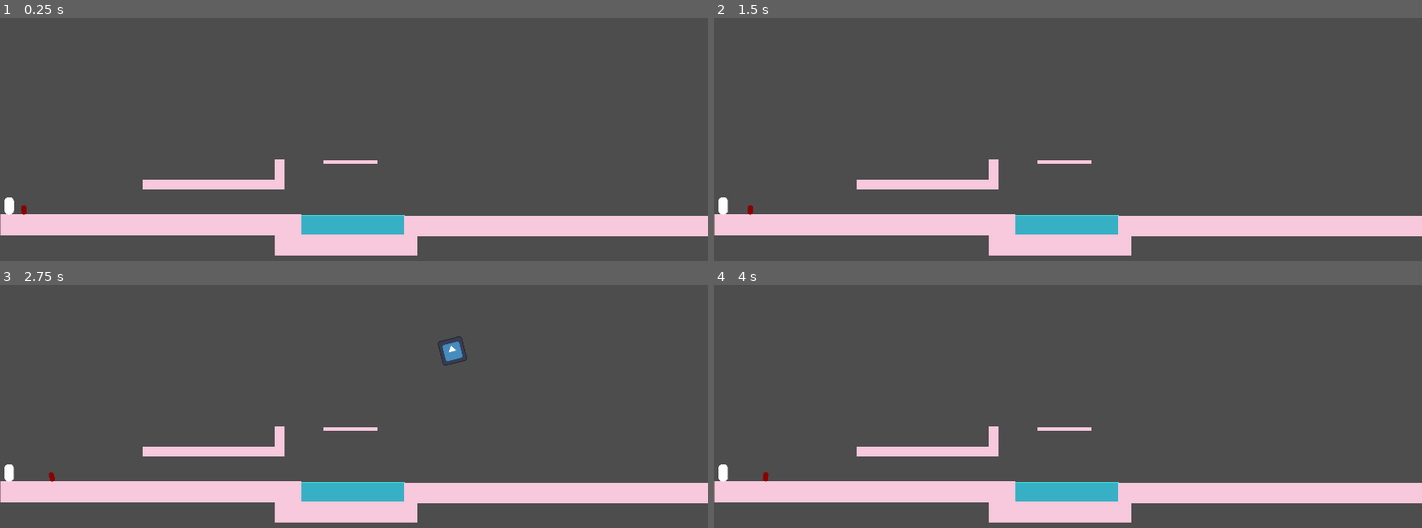
Above: before the commit, frames 1-4 (two rows, left to right).
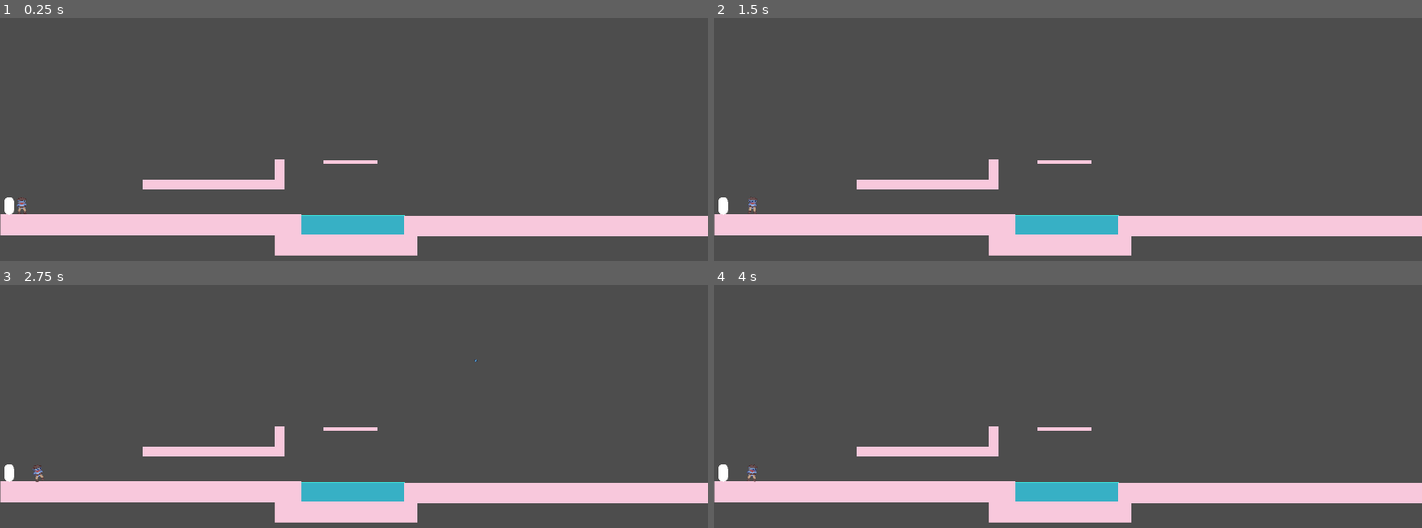
Above: after the commit, the same moments.

Repository: C0SMICSHARK/Pirate-Cats-and-Cowboy-Sharks
Game: Godot game, scene res://Scenes/TestScene_1.tscn
Same seed, same stepped clock (60 frames per second), same inputs: the game is played once before the commit and once after it. The engine's default icon, where the game draws it, is replaced by a stand-in: a white triangle on a blue panel in a dark square.
Inputs (mouse positions are in pixels of both pictures, inside the frame that each line leads up to):
- Up to frame 1 (0.25 s): no input
- Up to frame 2 (1.5 s): tap Enter at 0.5 s; move the mouse to (1223, 175) at 0.52 s; tap A (LEFT_P2) at 0.6 s; tap D (RIGHT_P2) at 0.8, 1.35 s; tap Space at 1.25 s; move the mouse to (926, 214) at 1.27 s
- Up to frame 3 (2.75 s): tap A (LEFT_P2) at 1.55 s; tap Enter at 2 s; move the mouse to (424, 374) at 2.02 s; click (424, 374) at 2.1 s; tap D (RIGHT_P2) at 2.3 s
- Up to frame 4 (4 s): move the mouse to (outside the picture) at 2.77 s; tap A (LEFT_P2) at 2.85 s; tap Space at 3.5 s; move the mouse to (1280, 520) at 3.52 s; tap D (RIGHT_P2) at 3.6 s

The runs differ from the first frame. In frame 1, less than 0.1% of the frame differs, in the area x 2-4%, y 73-82%; in frame 2, less than 0.1%; in frame 3, 0.3%, in the area x 1-68%, y 21-82%; in frame 4, less than 0.1%.

Commit message:
Shark Animations Coded

Diff:
--- a/Scenes/Bullet.tscn
+++ b/Scenes/Bullet.tscn
@@ -1,17 +1,17 @@
 [gd_scene load_steps=4 format=3 uid="uid://5wy13dmxx21y"]
 
-[ext_resource type="Script" uid="uid://d0gj42c64kbwq" path="res://Bullets.gd" id="1_14k46"]
+[ext_resource type="Script" uid="uid://d0gj42c64kbwq" path="res://Scripts/Bullets.gd" id="1_14k46"]
 [ext_resource type="Texture2D" uid="uid://ie1d1xwpyv88" path="res://icon.svg" id="2_qvus8"]
 
 [sub_resource type="CircleShape2D" id="CircleShape2D_pypll"]
-radius = 33.06055
+radius = 4.0
 
 [node name="CharacterBody2D" type="CharacterBody2D"]
 script = ExtResource("1_14k46")
 
 [node name="Sprite2D" type="Sprite2D" parent="."]
 position = Vector2(0, -1.9073486e-06)
-scale = Vector2(0.53125, 0.5390625)
+scale = Vector2(0.056382913, 0.057212073)
 texture = ExtResource("2_qvus8")
 
 [node name="CollisionShape2D" type="CollisionShape2D" parent="."]
--- a/Scenes/TestScene_1.tscn
+++ b/Scenes/TestScene_1.tscn
@@ -98,7 +98,7 @@
 scale = Vector2(1.8399999, 1.8399999)
 
 [node name="Player2" parent="." instance=ExtResource("4_tciti")]
-position = Vector2(65, 564)
+position = Vector2(60, 571)
 
 [node name="water" type="Node2D" parent="."]
 z_index = -1
--- a/Scenes/player_2.tscn
+++ b/Scenes/player_2.tscn
@@ -1,13 +1,189 @@
-[gd_scene load_steps=5 format=3 uid="uid://cg6dul6g2cnl5"]
+[gd_scene load_steps=34 format=3 uid="uid://cg6dul6g2cnl5"]
 
 [ext_resource type="Script" uid="uid://fop0iyjxa0tr" path="res://Scripts/Player2.gd" id="1_mkara"]
-[ext_resource type="Texture2D" uid="uid://bm0e1ls4n7lbg" path="res://Debug Assets/dark-red-color-solid-background-1920x1080.png" id="2_cgts5"]
-
-[sub_resource type="CapsuleMesh" id="CapsuleMesh_a3adp"]
+[ext_resource type="Texture2D" uid="uid://b5uwq4j25mops" path="res://Assets/Shark/Idle1.png" id="2_eus2p"]
+[ext_resource type="Texture2D" uid="uid://w4a6aq1xis7j" path="res://Assets/Shark/Idle2.png" id="3_6cafw"]
+[ext_resource type="Texture2D" uid="uid://5uecp16w65ve" path="res://Assets/Shark/Idle3.png" id="4_mtyrt"]
+[ext_resource type="Texture2D" uid="uid://1oya0touyf5" path="res://Assets/Shark/Idle4.png" id="5_bth63"]
+[ext_resource type="Texture2D" uid="uid://bywdxmkyud2bi" path="res://Assets/Shark/Run0.png" id="6_c6poq"]
+[ext_resource type="Texture2D" uid="uid://dudn1ls71eaap" path="res://Assets/Shark/Run1.png" id="7_gsfwq"]
+[ext_resource type="Texture2D" uid="uid://bn4bijlbkgh8k" path="res://Assets/Shark/Run2.png" id="8_iet35"]
+[ext_resource type="Texture2D" uid="uid://47h0aups3fes" path="res://Assets/Shark/Run3.png" id="9_mxbqu"]
+[ext_resource type="Texture2D" uid="uid://3pteroggqw3v" path="res://Assets/Shark/Run4.png" id="10_0l2yj"]
+[ext_resource type="Texture2D" uid="uid://drj0dno3kw3sa" path="res://Assets/Shark/Run5.png" id="11_x8cua"]
+[ext_resource type="Texture2D" uid="uid://cwpkd7isai5js" path="res://Assets/Shark/Run6.png" id="12_s3tad"]
+[ext_resource type="Texture2D" uid="uid://cq5o83434n62b" path="res://Assets/Shark/Run7.png" id="13_ne8t6"]
+[ext_resource type="Texture2D" uid="uid://dwxwpdedvnta4" path="res://Assets/Shark/Run8.png" id="14_sc7t3"]
+[ext_resource type="Texture2D" uid="uid://dj2u0imxvp72i" path="res://Assets/Shark/Run9.png" id="15_mcfkd"]
+[ext_resource type="Texture2D" uid="uid://deannimnnf0el" path="res://Assets/Shark/ShootAnim.png" id="16_iet35"]
+[ext_resource type="Texture2D" uid="uid://cl6sj1sficr6e" path="res://Assets/Shark/SwimAnim.png" id="17_mxbqu"]
+
+[sub_resource type="AtlasTexture" id="AtlasTexture_0l2yj"]
+atlas = ExtResource("16_iet35")
+region = Rect2(0, 0, 166, 230)
+
+[sub_resource type="AtlasTexture" id="AtlasTexture_x8cua"]
+atlas = ExtResource("16_iet35")
+region = Rect2(166, 0, 166, 230)
+
+[sub_resource type="AtlasTexture" id="AtlasTexture_s3tad"]
+atlas = ExtResource("16_iet35")
+region = Rect2(332, 0, 166, 230)
+
+[sub_resource type="AtlasTexture" id="AtlasTexture_ne8t6"]
+atlas = ExtResource("16_iet35")
+region = Rect2(498, 0, 166, 230)
+
+[sub_resource type="AtlasTexture" id="AtlasTexture_sc7t3"]
+atlas = ExtResource("16_iet35")
+region = Rect2(664, 0, 166, 230)
+
+[sub_resource type="AtlasTexture" id="AtlasTexture_mcfkd"]
+atlas = ExtResource("16_iet35")
+region = Rect2(830, 0, 166, 230)
+
+[sub_resource type="AtlasTexture" id="AtlasTexture_sg5fg"]
+atlas = ExtResource("17_mxbqu")
+region = Rect2(0, 0, 250, 135)
+
+[sub_resource type="AtlasTexture" id="AtlasTexture_064nc"]
+atlas = ExtResource("17_mxbqu")
+region = Rect2(250, 0, 250, 135)
+
+[sub_resource type="AtlasTexture" id="AtlasTexture_utg3y"]
+atlas = ExtResource("17_mxbqu")
+region = Rect2(500, 0, 250, 135)
+
+[sub_resource type="AtlasTexture" id="AtlasTexture_yb6qd"]
+atlas = ExtResource("17_mxbqu")
+region = Rect2(750, 0, 250, 135)
+
+[sub_resource type="AtlasTexture" id="AtlasTexture_kmca1"]
+atlas = ExtResource("17_mxbqu")
+region = Rect2(0, 135, 250, 135)
+
+[sub_resource type="AtlasTexture" id="AtlasTexture_kgtdn"]
+atlas = ExtResource("17_mxbqu")
+region = Rect2(250, 135, 250, 135)
+
+[sub_resource type="AtlasTexture" id="AtlasTexture_s081i"]
+atlas = ExtResource("17_mxbqu")
+region = Rect2(500, 135, 250, 135)
+
+[sub_resource type="AtlasTexture" id="AtlasTexture_achxb"]
+atlas = ExtResource("17_mxbqu")
+region = Rect2(750, 135, 250, 135)
+
+[sub_resource type="SpriteFrames" id="SpriteFrames_8os5a"]
+animations = [{
+"frames": [{
+"duration": 1.0,
+"texture": ExtResource("2_eus2p")
+}, {
+"duration": 1.0,
+"texture": ExtResource("3_6cafw")
+}, {
+"duration": 1.0,
+"texture": ExtResource("4_mtyrt")
+}, {
+"duration": 1.0,
+"texture": ExtResource("5_bth63")
+}],
+"loop": true,
+"name": &"Idle",
+"speed": 10.0
+}, {
+"frames": [{
+"duration": 1.0,
+"texture": ExtResource("6_c6poq")
+}, {
+"duration": 1.0,
+"texture": ExtResource("7_gsfwq")
+}, {
+"duration": 1.0,
+"texture": ExtResource("8_iet35")
+}, {
+"duration": 1.0,
+"texture": ExtResource("9_mxbqu")
+}, {
+"duration": 1.0,
+"texture": ExtResource("10_0l2yj")
+}, {
+"duration": 1.0,
+"texture": ExtResource("11_x8cua")
+}, {
+"duration": 1.0,
+"texture": ExtResource("12_s3tad")
+}, {
+"duration": 1.0,
+"texture": ExtResource("13_ne8t6")
+}, {
+"duration": 1.0,
+"texture": ExtResource("14_sc7t3")
+}, {
+"duration": 1.0,
+"texture": ExtResource("15_mcfkd")
+}],
+"loop": true,
+"name": &"Run",
+"speed": 15.0
+}, {
+"frames": [{
+"duration": 1.0,
+"texture": SubResource("AtlasTexture_0l2yj")
+}, {
+"duration": 1.0,
+"texture": SubResource("AtlasTexture_x8cua")
+}, {
+"duration": 1.0,
+"texture": SubResource("AtlasTexture_s3tad")
+}, {
+"duration": 1.0,
+"texture": SubResource("AtlasTexture_ne8t6")
+}, {
+"duration": 1.0,
+"texture": SubResource("AtlasTexture_sc7t3")
+}, {
+"duration": 1.0,
+"texture": SubResource("AtlasTexture_mcfkd")
+}],
+"loop": true,
+"name": &"Shoot",
+"speed": 15.0
+}, {
+"frames": [{
+"duration": 1.0,
+"texture": SubResource("AtlasTexture_sg5fg")
+}, {
+"duration": 1.0,
+"texture": SubResource("AtlasTexture_064nc")
+}, {
+"duration": 1.0,
+"texture": SubResource("AtlasTexture_utg3y")
+}, {
+"duration": 1.0,
+"texture": SubResource("AtlasTexture_yb6qd")
+}, {
+"duration": 1.0,
+"texture": SubResource("AtlasTexture_kmca1")
+}, {
+"duration": 1.0,
+"texture": SubResource("AtlasTexture_kgtdn")
+}, {
+"duration": 1.0,
+"texture": SubResource("AtlasTexture_s081i")
+}, {
+"duration": 1.0,
+"texture": SubResource("AtlasTexture_achxb")
+}],
+"loop": true,
+"name": &"Swim",
+"speed": 15.0
+}]
 
 [sub_resource type="CapsuleShape2D" id="CapsuleShape2D_a3adp"]
-radius = 7.0
-height = 26.0
+radius = 12.0
+height = 50.0
 
 [node name="Player2" type="Node2D" groups=["can_interact_with_water"]]
 z_index = 1
@@ -15,15 +191,15 @@
 [node name="CharacterBody2D" type="CharacterBody2D" parent="."]
 script = ExtResource("1_mkara")
 
-[node name="MeshInstance2D" type="MeshInstance2D" parent="CharacterBody2D"]
-position = Vector2(-4.7683716e-07, 1.0000024)
-scale = Vector2(14.000001, 13.000002)
-mesh = SubResource("CapsuleMesh_a3adp")
-texture = ExtResource("2_cgts5")
+[node name="AnimatedSprite2D" type="AnimatedSprite2D" parent="CharacterBody2D"]
+position = Vector2(1.8125, 0.9750099)
+scale = Vector2(0.258125, 0.25812507)
+sprite_frames = SubResource("SpriteFrames_8os5a")
+animation = &"Idle"
 
 [node name="Hitbox" type="CollisionShape2D" parent="CharacterBody2D"]
-position = Vector2(0, 1)
+position = Vector2(-0.375, -0.3999939)
 shape = SubResource("CapsuleShape2D_a3adp")
 
 [node name="FiringPos" type="Node2D" parent="CharacterBody2D"]
-position = Vector2(7, 0)
+position = Vector2(17, -4)
--- a/Scripts/Player2.gd
+++ b/Scripts/Player2.gd
@@ -33,7 +33,15 @@
 	var direction := Input.get_axis("LEFT_P2", "RIGHT_P2")
 	if direction:
 		velocity.x = direction * SPEED
+		$AnimatedSprite2D.play("Run")
 	else:
 		velocity.x = move_toward(velocity.x, 0, SPEED)
+		$AnimatedSprite2D.play("Idle")
+
+	if Input.is_action_just_pressed("LEFT_P2"):
+		$AnimatedSprite2D.flip_h = true
+
+	if Input.is_action_just_pressed("RIGHT_P2"):
+		$AnimatedSprite2D.flip_h = false
 
 	move_and_slide()
Binary file added: Assets/Shark/Idle1.png
Not shown, added: Assets/Shark/Idle1.png.import
Binary file added: Assets/Shark/Idle2.png
Not shown, added: Assets/Shark/Idle2.png.import
Binary file added: Assets/Shark/Idle3.png
Not shown, added: Assets/Shark/Idle3.png.import
Binary file added: Assets/Shark/Idle4.png
Not shown, added: Assets/Shark/Idle4.png.import
Binary file added: Assets/Shark/Run0.png
Not shown, added: Assets/Shark/Run0.png.import
Binary file added: Assets/Shark/Run1.png
Not shown, added: Assets/Shark/Run1.png.import
(and 22 more such lines)
